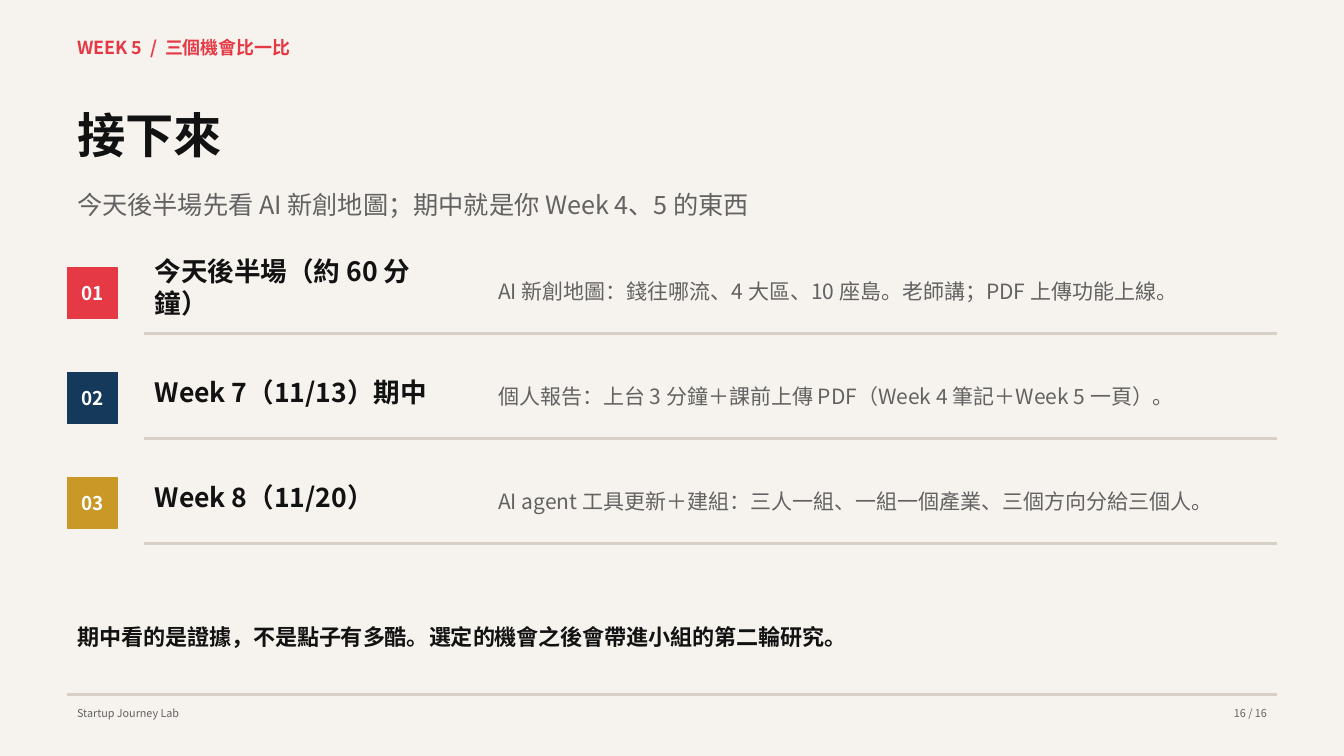
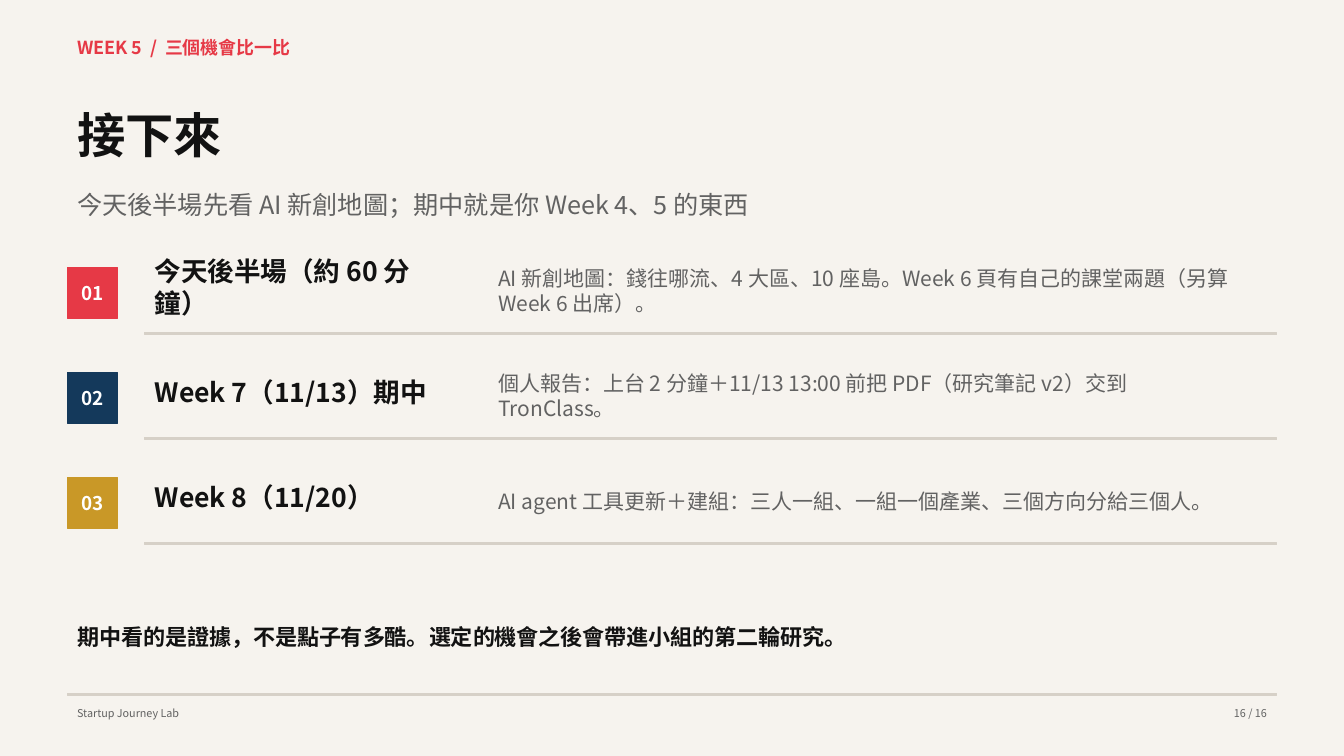
Before and after one commit to hpyuan1220/startup-journey-lab-app, a slide deck: slide 16 of materials/Week5_教學簡報.pptx. Drawn at 1344x756 pixels with LibreOffice and Linux fonts; fonts in the diff are those of the drawing. Boxes give left, top, right and bottom in pixels: in the first picture for what was removed or moved away, otherwise in the second. Text is boxed around its words. In the diff, an @@ line names an element or a change of style, - is before the commit and + after.

```diff
--- a/materials/Week5_教學簡報.pptx
+++ b/materials/Week5_教學簡報.pptx
@@ text at box(498, 268, 1229, 313): text changed @@
-AI 新創地圖：錢往哪流、4 大區、10 座島。老師講；PDF 上傳功能上線。
+AI 新創地圖：錢往哪流、4 大區、10 座島。Week 6 頁有自己的課堂兩題（另算 Week 6 出席）。
@@ text at box(498, 373, 1128, 417): text changed @@
-個人報告：上台 3 分鐘＋課前上傳 PDF（Week 4 筆記＋Week 5 一頁）。
+個人報告：上台 2 分鐘＋11/13 13:00 前把 PDF（研究筆記 v2）交到 TronClass。
```
Also in this commit, not shown: 3 other slides changed, 5 other files.
